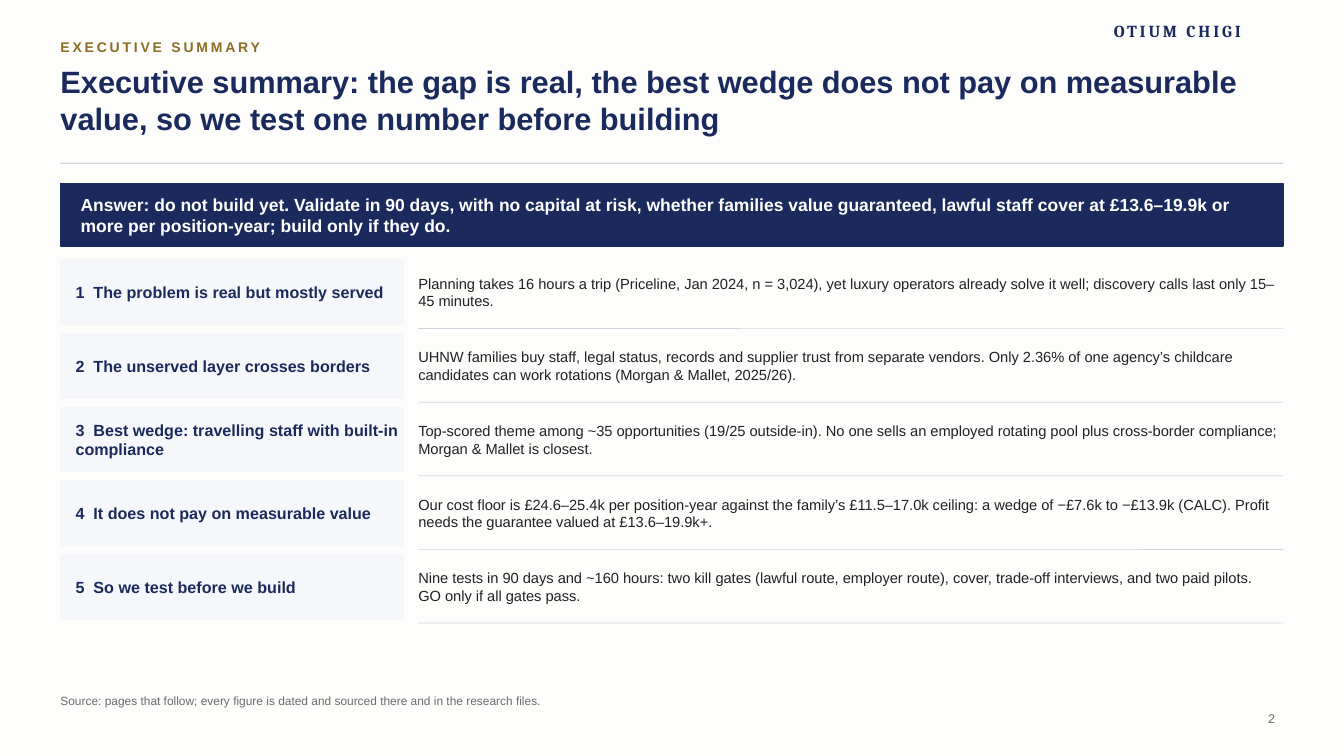
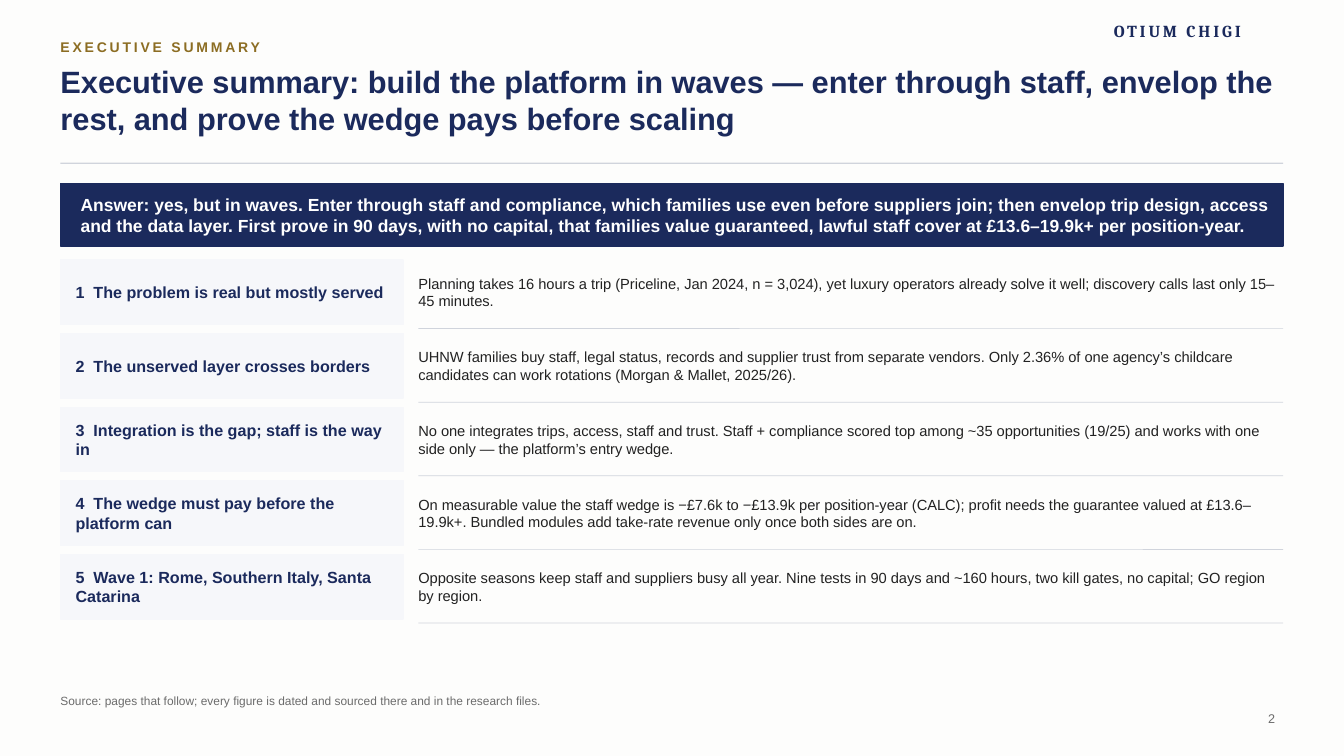
Before and after one commit to algarcalebe-web/legendary-bassoon, a slide deck: slide 2 of deck/Otium_Chigi_Journeys_Strategy_Deck.pptx. Drawn at 1344x756 pixels with LibreOffice and Linux fonts; fonts in the diff are those of the drawing; background and template pictures are left out. Boxes give left, top, right and bottom in pixels: in the first picture for what was removed or moved away, otherwise in the second. Text is boxed around its words. In the diff, an @@ line names an element or a change of style, - is before the commit and + after.

```diff
--- a/deck/Otium_Chigi_Journeys_Strategy_Deck.pptx
+++ b/deck/Otium_Chigi_Journeys_Strategy_Deck.pptx
@@ title at box(60, 70, 1272, 135): text changed @@
-Executive summary: the gap is real, the best wedge does not pay on measurable value, so we test one number before building
+Executive summary: build the platform in waves — enter through staff, envelop the rest, and prove the wedge pays before scaling
@@ text at box(81, 198, 1268, 236): text changed @@
-Answer: do not build yet. Validate in 90 days, with no capital at risk, whether families value guaranteed, lawful staff cover at £13.6–19.9k or more per position-year; build only if they do.
+Answer: yes, but in waves. Enter through staff and compliance, which families use even before suppliers join; then envelop trip design, access and the data layer. First prove in 90 days, with no capital, that families value guaranteed, lawful staff cover at £13.6–19.9k+ per position-year.
@@ text at box(76, 424, 381, 455): text changed @@
-3 Best wedge: travelling staff with built-in compliance
+3 Integration is the gap; staff is the way in
@@ text at box(418, 425, 1259, 457): text changed @@
-Top-scored theme among ~35 opportunities (19/25 outside-in). No one sells an employed rotating pool plus cross-border compliance; Morgan & Mallet is closest.
+No one integrates trips, access, staff and trust. Staff + compliance scored top among ~35 opportunities (19/25) and works with one side only — the platform’s entry wedge.
@@ text at box(76, 497, 334, 533): text changed @@
-4 It does not pay on measurable value
+4 The wedge must pay before the platform can
@@ text at box(418, 499, 1251, 530): text changed @@
-Our cost floor is £24.6–25.4k per position-year against the family’s £11.5–17.0k ceiling: a wedge of −£7.6k to −£13.9k (CALC). Profit needs the guarantee valued at £13.6–19.9k+.
+On measurable value the staff wedge is −£7.6k to −£13.9k per position-year (CALC); profit needs the guarantee valued at £13.6–19.9k+. Bundled modules add take-rate revenue only once both sides are on.
@@ text at box(76, 571, 371, 602): text changed @@
-5 So we test before we build
+5 Wave 1: Rome, Southern Italy, Santa Catarina
@@ text at box(418, 572, 1266, 604): text changed @@
-Nine tests in 90 days and ~160 hours: two kill gates (lawful route, employer route), cover, trade-off interviews, and two paid pilots. GO only if all gates pass.
+Opposite seasons keep staff and suppliers busy all year. Nine tests in 90 days and ~160 hours, two kill gates, no capital; GO region by region.
```
Also in this commit, not shown: 11 other slides changed, 6 slides added, 3 other files.
